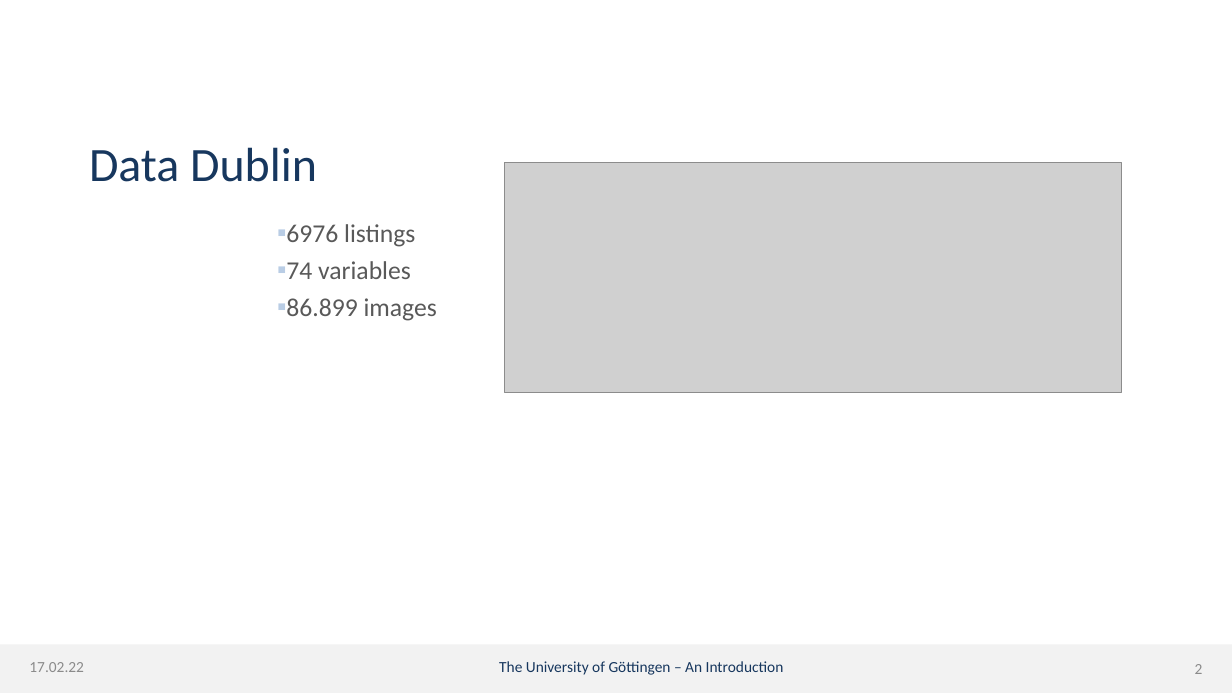
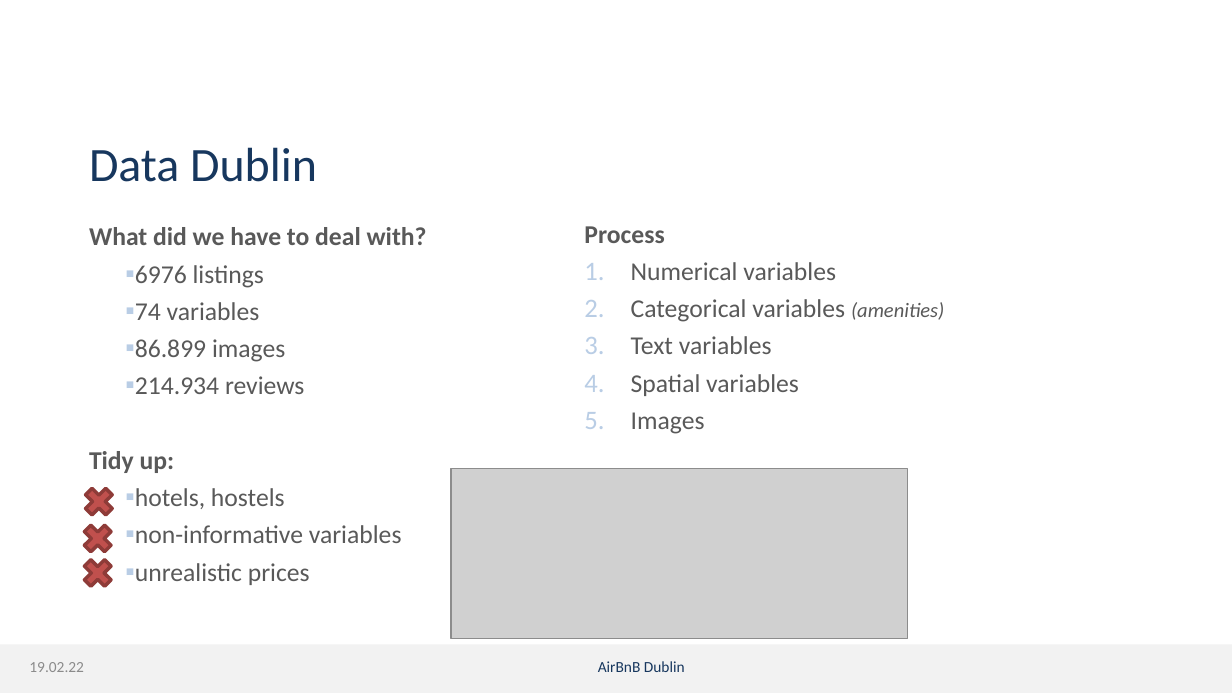
Before and after one commit to dmnk1308/DubAir, a slide deck: slide 2 of Präsi.pptx. Drawn at 1232x693 pixels with LibreOffice and Linux fonts; fonts in the diff are those of the drawing; grey boxes stand for pictures; background and template pictures are left out. Boxes give left, top, right and bottom in pixels: in the first picture for what was removed or moved away, otherwise in the second. Text is boxed around its words. In the diff, an @@ line names an element or a change of style, - is before the commit and + after.

```diff
--- a/Präsi.pptx
+++ b/Präsi.pptx
@@ text at [89, 227, 427, 245]: paragraph added @@
+What did we have to deal with?
@@ text "What did we have to ...": place and size @@
-text "What did we have to ..." at [286, 224, 437, 321]
+text "What did we have to ..." at [89, 227, 427, 585]
@@ text added at [584, 226, 944, 434], 15 pt, text #595959 @@
+Process
+1. Numerical variables
+2. Categorical variables (amenities)
+3. Text variables
+4. Spatial variables
+5. Images
@@ text at [89, 376, 402, 585]: paragraphs added @@
+▪ 214.934 reviews
+Tidy up:
+▪ hotels, hostels
+▪ non-informative variables
+▪ unrealistic prices
@@ picture: place and size @@
-picture at [505, 163, 1122, 393]
+picture at [451, 468, 907, 638]
@@ cross added at [80, 482, 118, 520], fill #C0504D, outline #8E3B39 2 pt @@
@@ cross added at [79, 519, 117, 557], fill #C0504D, outline #8E3B39 2 pt @@
@@ cross added at [79, 553, 117, 591], fill #C0504D, outline #8E3B39 2 pt @@
@@ text at [29, 662, 84, 672]: text changed @@
-17.02.22
+19.02.22
@@ text at [598, 661, 685, 672]: text changed @@
-The University of Göttingen – An Introduction
+AirBnB Dublin
@@ page number removed at [1195, 664, 1203, 674] @@
-2
```
Also in this commit, not shown: 4 other slides changed, 13 slides added, 2 slides removed.
